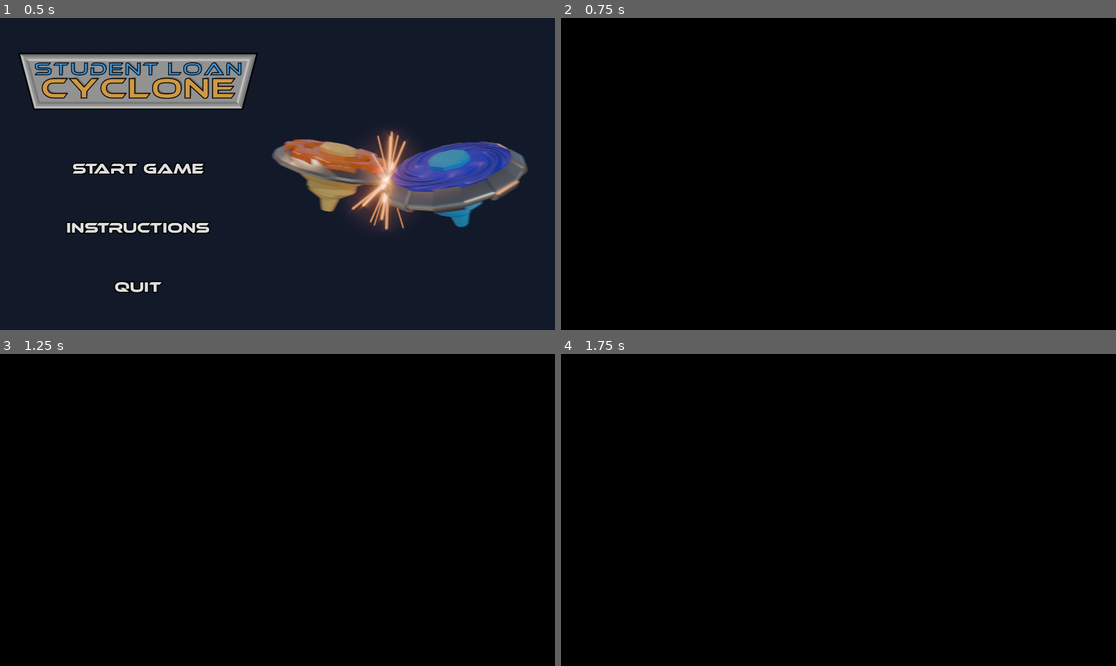
Above: before the commit, frames 1-4 (two rows, left to right).
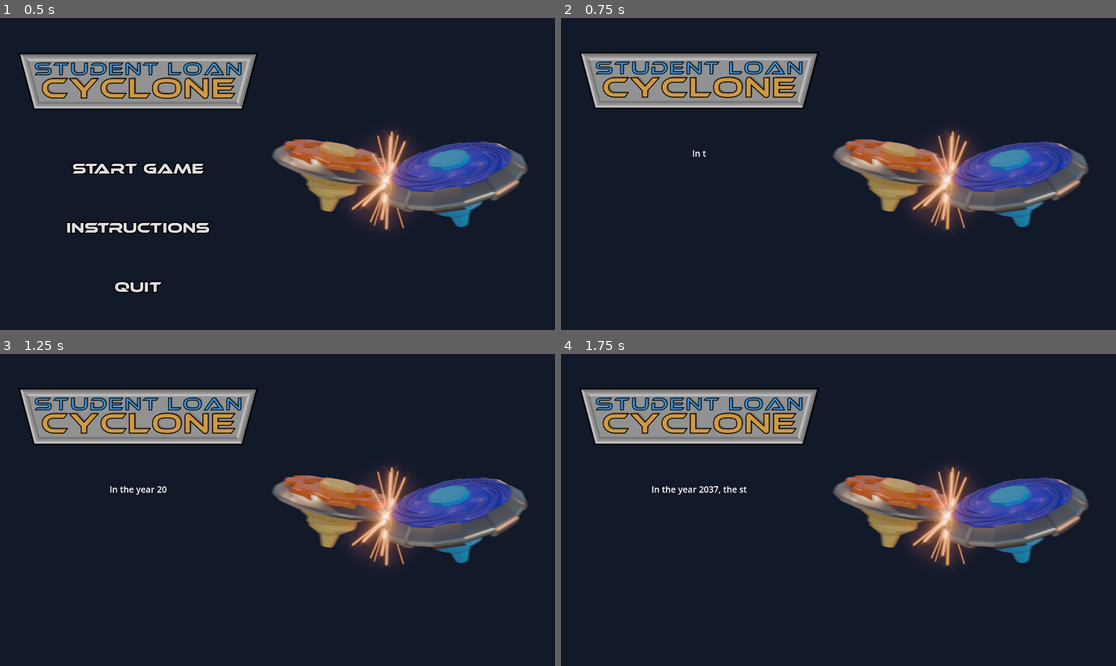
Above: after the commit, the same moments.

Repository: StudentLoanCyclone/StudentLoanCyclone
Game: Godot game, scene res://main_menu.tscn
Same seed, same stepped clock (60 frames per second), same inputs: the game is played once before the commit and once after it. This scene is started directly instead of the project's main scene. Video files are missing from this copy of the repository; at most half a second of black plays in their place.
Inputs (mouse positions are in pixels of both pictures, inside the frame that each line leads up to):
- Up to frame 1 (0.5 s): no input
- Up to frame 2 (0.75 s): click "START GAME" at 0.5 s
- Up to frame 3 (1.25 s): no input
- Up to frame 4 (1.75 s): tap Enter at 1.25 s; move the mouse to (960, 494) at 1.27 s; press the mouse at (960, 494) at 1.28 s

Frame 1 is identical in both runs. In frame 2, 99% of the frame differs, in the area x 0-100%, y 0-100%; in frame 3, 99%; in frame 4, 99%.

Commit message:
Added story scene which now plays when clicking start. Users click start, see the story, see the tournament bracket init, then do the launch minigame.

Diff:
--- a/student-loan-cyclone/global_manager.gd
+++ b/student-loan-cyclone/global_manager.gd
@@ -1,6 +1,6 @@
 extends Node
 
-var player_start_spin
+var player_start_spin = 100
 var number_rounds_complete
 
 # Called when the node enters the scene tree for the first time.
--- a/student-loan-cyclone/main_menu.gd
+++ b/student-loan-cyclone/main_menu.gd
@@ -1,6 +1,6 @@
 extends PanelContainer
 
-var start_bracket_scene = preload("res://bracket_start.tscn")
+var start_bracket_scene = preload("res://story_scene.tscn")
 var instructions_scene = preload("res://bracket_start.tscn")
 
 # Called when the node enters the scene tree for the first time.
--- /dev/null
+++ b/student-loan-cyclone/story_menu.gd
@@ -0,0 +1,34 @@
+extends MarginContainer
+
+var story_text = "In the year 2037, the student loan crisis has only gotten more out of hand...#As students suffered more and more with crushing debt, a daring solution was envisioned.#It would be a competition, where the most highly skilled among indebted students could win forgiveness on their loans.#A competition played with metal-rimmed spinning tops called CYCLONES."
+
+@onready var textBox = $HBoxContainer/VBoxContainer/VBoxContainer/RichTextLabel
+
+var scene_transition = preload("res://bracket_start.tscn")
+
+var stringIndex = 0
+var fcount = 0
+
+# Called when the node enters the scene tree for the first time.
+func _ready() -> void:
+	pass # Replace with function body.
+
+
+# Called every frame. 'delta' is the elapsed time since the previous frame.
+func _process(delta: float) -> void:
+	if stringIndex < len(story_text) and fcount%3==0:
+		var add_text = story_text[stringIndex]
+
+		if add_text == '#':
+			add_text = "[br]~[br]"
+
+		textBox.append_text(add_text)
+
+		stringIndex += 1
+
+	if stringIndex >= len(story_text):
+		await get_tree().create_timer(2).timeout
+		get_tree().change_scene_to_packed(scene_transition)
+
+
+	fcount += 1
--- /dev/null
+++ b/student-loan-cyclone/story_scene.tscn
@@ -0,0 +1,58 @@
+[gd_scene load_steps=6 format=3 uid="uid://ctsgy0tflfd66"]
+
+[ext_resource type="Script" uid="uid://6em7sdrfum1" path="res://main_menu.gd" id="1_mmiqm"]
+[ext_resource type="Script" uid="uid://cq3x4m1hdmfer" path="res://story_menu.gd" id="2_mmiqm"]
+[ext_resource type="Texture2D" uid="uid://b36ltl82233pc" path="res://asset/menu/titleScreenLogo.png" id="2_n3x6s"]
+[ext_resource type="Texture2D" uid="uid://c67gso8xd6rb2" path="res://asset/menu/titleScreenRender.png" id="4_dv2j7"]
+
+[sub_resource type="StyleBoxFlat" id="StyleBoxFlat_nlkkf"]
+bg_color = Color(0.07058824, 0.09803922, 0.16078432, 1)
+
+[node name="PanelContainer" type="PanelContainer"]
+anchors_preset = 15
+anchor_right = 1.0
+anchor_bottom = 1.0
+grow_horizontal = 2
+grow_vertical = 2
+theme_override_styles/panel = SubResource("StyleBoxFlat_nlkkf")
+script = ExtResource("1_mmiqm")
+
+[node name="StoryMenu" type="MarginContainer" parent="."]
+layout_mode = 2
+theme_override_constants/margin_left = 120
+theme_override_constants/margin_top = 80
+theme_override_constants/margin_right = 120
+theme_override_constants/margin_bottom = 80
+script = ExtResource("2_mmiqm")
+
+[node name="HBoxContainer" type="HBoxContainer" parent="StoryMenu"]
+layout_mode = 2
+
+[node name="VBoxContainer" type="VBoxContainer" parent="StoryMenu/HBoxContainer"]
+layout_mode = 2
+theme_override_constants/separation = 125
+alignment = 1
+
+[node name="TextureRect" type="TextureRect" parent="StoryMenu/HBoxContainer/VBoxContainer"]
+custom_minimum_size = Vector2(800, 0)
+layout_mode = 2
+texture = ExtResource("2_n3x6s")
+
+[node name="VBoxContainer" type="VBoxContainer" parent="StoryMenu/HBoxContainer/VBoxContainer"]
+layout_mode = 2
+theme_override_constants/separation = 150
+
+[node name="RichTextLabel" type="RichTextLabel" parent="StoryMenu/HBoxContainer/VBoxContainer/VBoxContainer"]
+custom_minimum_size = Vector2(0, 520)
+layout_mode = 2
+theme_override_font_sizes/normal_font_size = 30
+bbcode_enabled = true
+horizontal_alignment = 1
+
+[node name="CenterContainer" type="CenterContainer" parent="StoryMenu/HBoxContainer"]
+layout_mode = 2
+size_flags_horizontal = 3
+
+[node name="TextureRect" type="TextureRect" parent="StoryMenu/HBoxContainer/CenterContainer"]
+layout_mode = 2
+texture = ExtResource("4_dv2j7")
Not shown, added: student-loan-cyclone/story_menu.gd.uid
